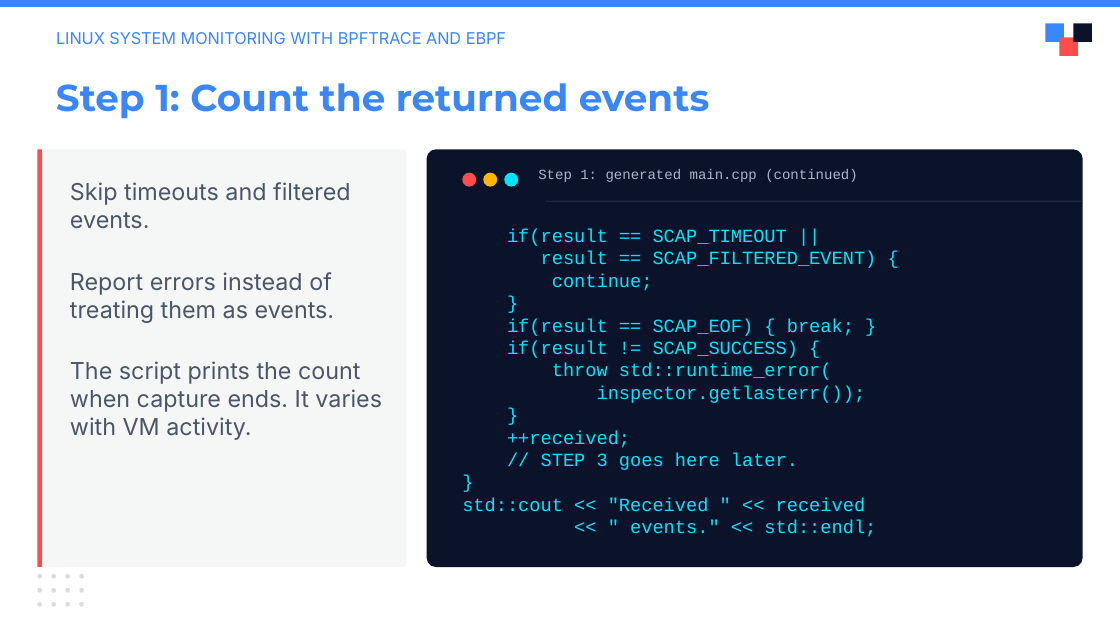
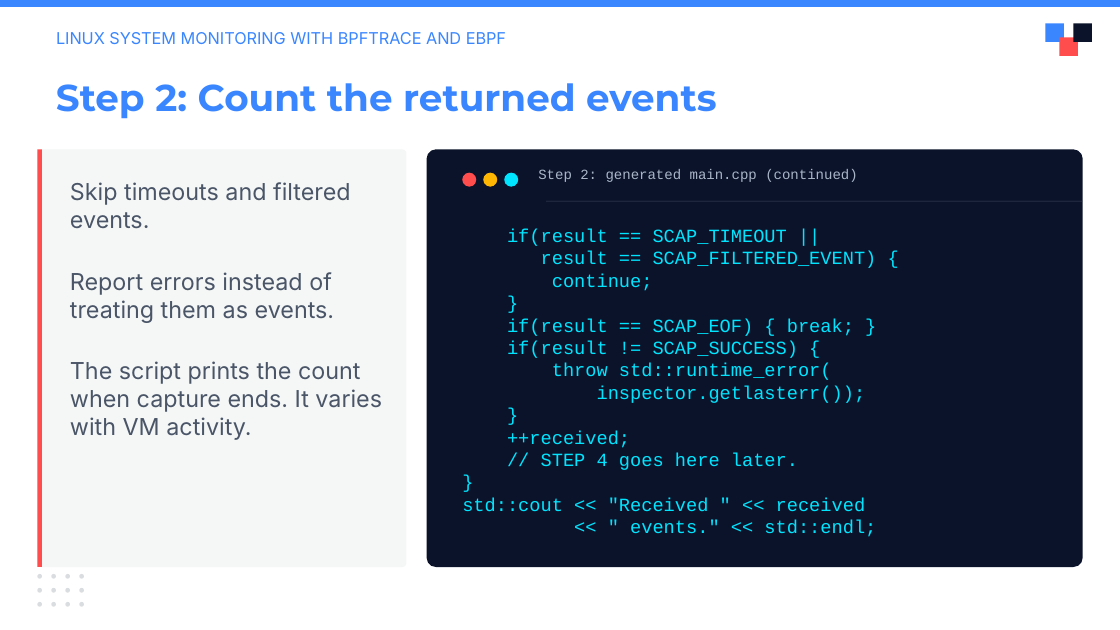
Before and after one commit to julianshalaby-perj/falco-libs-workshop, a slide deck: slide 10 of presentation/falco-libs-intro.pptx. Drawn at 1120x630 pixels with LibreOffice and Linux fonts; fonts in the diff are those of the drawing; background and template pictures are left out. Boxes give left, top, right and bottom in pixels: in the first picture for what was removed or moved away, otherwise in the second. Text is boxed around its words. In the diff, an @@ line names an element or a change of style, - is before the commit and + after.

Commit message:
Teach source creation as step 1 and renumber collector stages

```diff
--- a/presentation/falco-libs-intro.pptx
+++ b/presentation/falco-libs-intro.pptx
@@ text at (56, 83, 716, 119): text changed @@
-Step 1: Count the returned events
+Step 2: Count the returned events
@@ text at (538, 169, 857, 182): text changed @@
-Step 1: generated main.cpp (continued)
+Step 2: generated main.cpp (continued)
@@ text at (541, 453, 798, 470): text changed @@
-// STEP 3 goes here later.
+// STEP 4 goes here later.
```
Also in this commit, not shown: 9 other slides changed.
